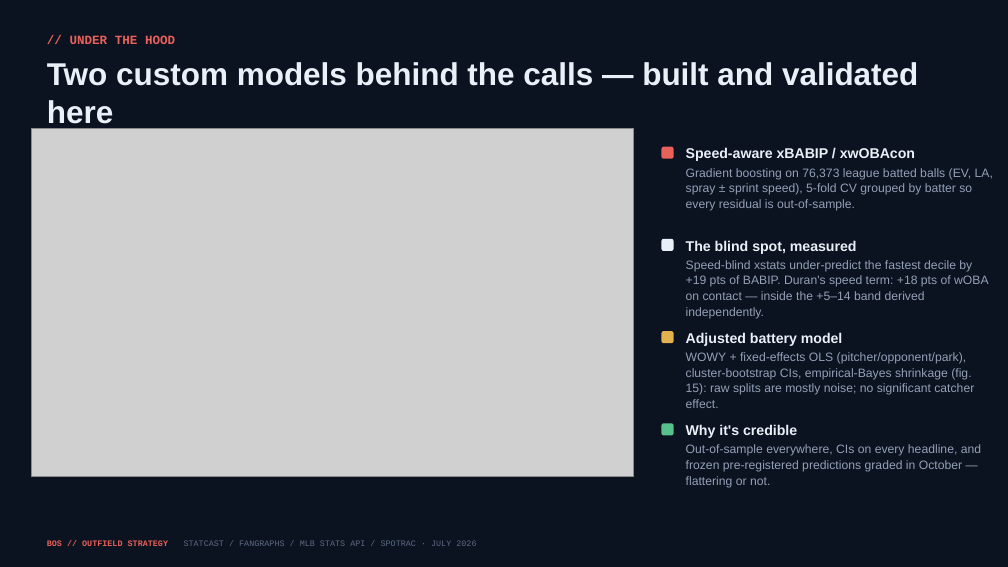
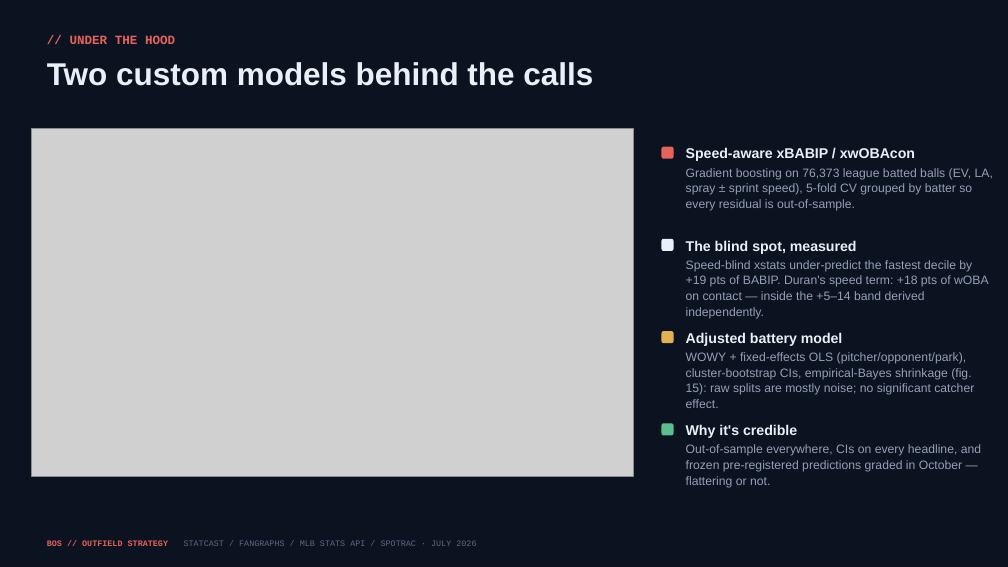
Before and after one commit to justinloo12/jarren-duran-outlier-analysis, a slide deck: slide 12 of outputs/Red_Sox_Outfield_Strategy.pptx. Drawn at 1008x567 pixels with LibreOffice and Linux fonts; fonts in the diff are those of the drawing; grey boxes stand for pictures. Boxes give left, top, right and bottom in pixels: in the first picture for what was removed or moved away, otherwise in the second. Text is boxed around its words. In the diff, an @@ line names an element or a change of style, - is before the commit and + after.

```diff
--- a/outputs/Red_Sox_Outfield_Strategy.pptx
+++ b/outputs/Red_Sox_Outfield_Strategy.pptx
@@ text at [47,62,593,86]: text changed @@
-Two custom models behind the calls — built and validated here
+Two custom models behind the calls
```
Also in this commit, not shown: 14 other slides changed, 43 other files.
